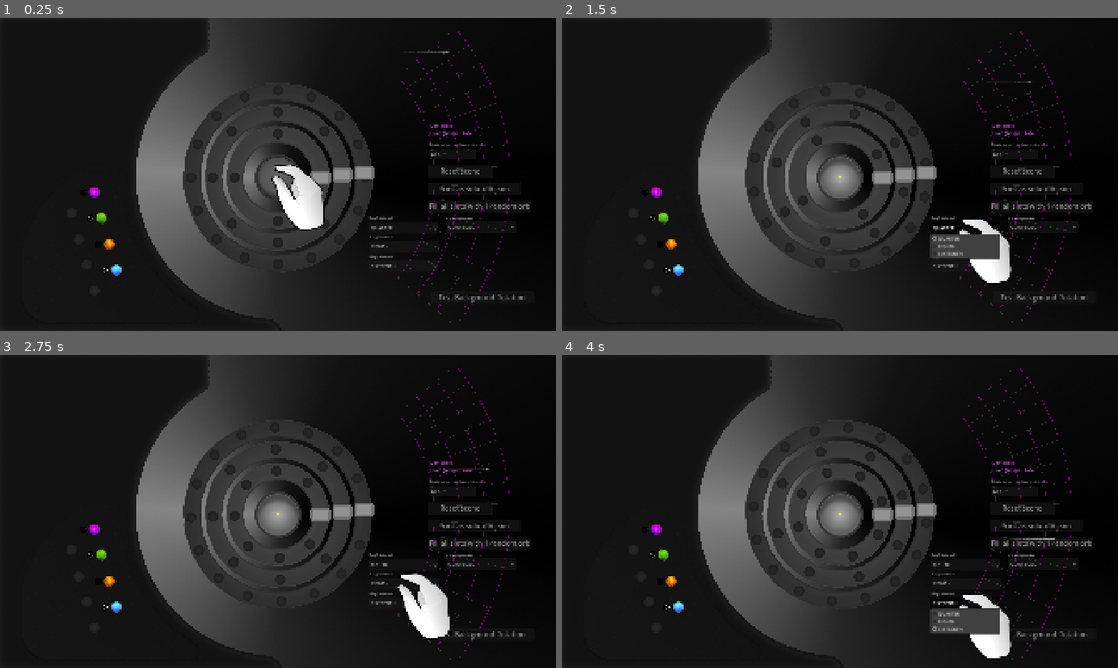
Above: before the commit, frames 1-4 (two rows, left to right).
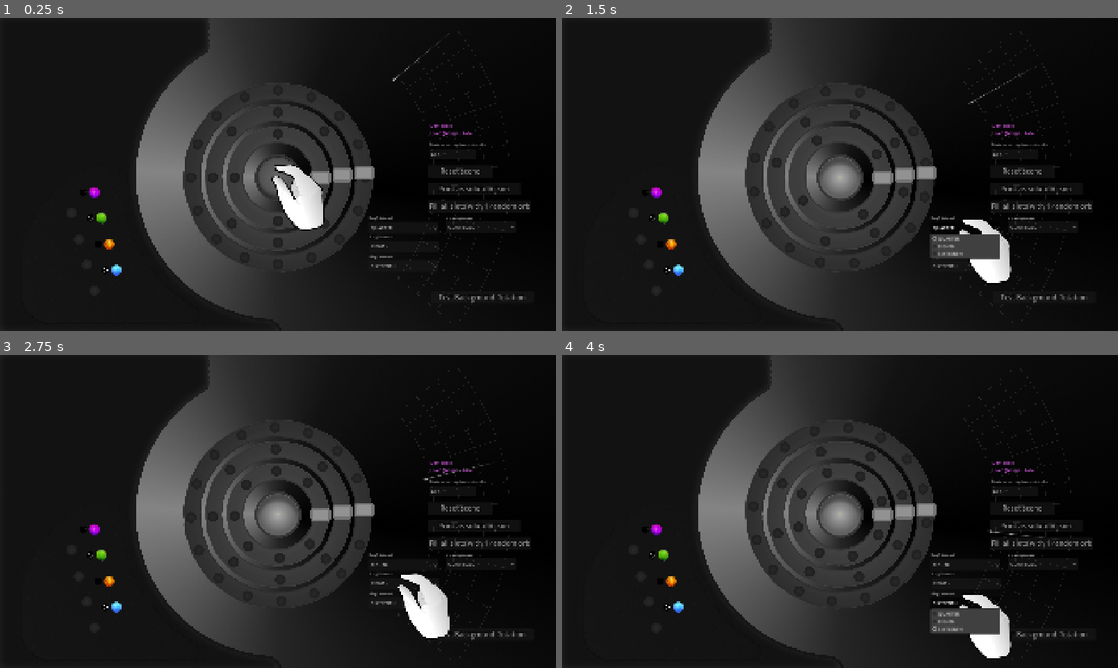
Above: after the commit, the same moments.

Repository: Senzameta-Games/igcc-jam-2026
Game: Godot game, scene res://core/main.tscn
The game is run twice, just before and just after one commit, with the same random seed, the same clock (stepped at 60 frames per second) and the same inputs.
Inputs (mouse positions are in pixels of both pictures, inside the frame that each line leads up to):
- Up to frame 1 (0.25 s): no input
- Up to frame 2 (1.5 s): click (840, 177) at 0.5 s; click "QUARTER" at 1.25 s
- Up to frame 3 (2.75 s): click "EIGHTH" at 2 s
- Up to frame 4 (4 s): click "EIGHTH" at 2.75 s; click "SIXTEENTH" at 3.5 s

The runs differ from the first frame. In frame 1, 0.3% of the frame differs, in the area x 70-92%, y 4-97%; in frame 2, 0.3%; in frame 3, 0.3%; in frame 4, 0.3%, in the area x 49-92%, y 4-97%.

Commit message:
playhead rotates along fan angle

Diff:
--- a/core/entities/piano_roll/piano_roll.gd
+++ b/core/entities/piano_roll/piano_roll.gd
@@ -25,9 +25,9 @@
 const TICKS: int = 16
 const ARRIVAL_SCALE: float = 0.5
 
-const _DEBUG_ARC_COLOR: Color = Color(1.0, 0.0, 1.0, 0.4)
-const _DEBUG_RADIAL_COLOR: Color = Color(1.0, 1.0, 1.0, 0.15)
-const _DEBUG_ORIGIN_COLOR: Color = Color(1.0, 1.0, 0.0, 0.6)
+const _DEBUG_ARC_COLOR: Color = Color(1.0, 1.0, 1.0, 0.1)
+const _DEBUG_RADIAL_COLOR: Color = Color(1.0, 1.0, 1.0, 0.1)
+const _DEBUG_ORIGIN_COLOR: Color = Color(1.0, 1.0, 0.0, 0.1)
 const _DEBUG_ARC_SEGMENTS: int = 48
 
 ## Ordered high to low — index 0 is highest pitch, index N-1 is lowest.
@@ -109,6 +109,7 @@
 	var angle_rad: float = _tick_angle_rad(tick)
 	var mid_radius: float = (fan_radius_inner + fan_radius_outer) * 0.5
 	_playhead.position = fan_origin + Vector2(cos(angle_rad), sin(angle_rad)) * mid_radius
+	_playhead.rotation = angle_rad + PI * 0.5
 
 ## Returns local position for a cell in fan/polar space.
 func _cell_pos(tick: int, note_row: int) -> Vector2:
--- a/core/entities/piano_roll/piano_roll.tscn
+++ b/core/entities/piano_roll/piano_roll.tscn
@@ -5,10 +5,12 @@
 
 [node name="PianoRoll" type="Node2D" unique_id=1962974652]
 script = ExtResource("1_xwehd")
+playhead_lerp_speed = 12.0
 
 [node name="Dots" type="Node2D" parent="." unique_id=1664500733]
 
 [node name="Playhead" type="Sprite2D" parent="." unique_id=787794317]
 rotation = 3.1415927
-scale = Vector2(0.5, 0.5)
+scale = Vector2(0.8, 0.8)
 texture = ExtResource("1_u0hqk")
+offset = Vector2(0, 40)
